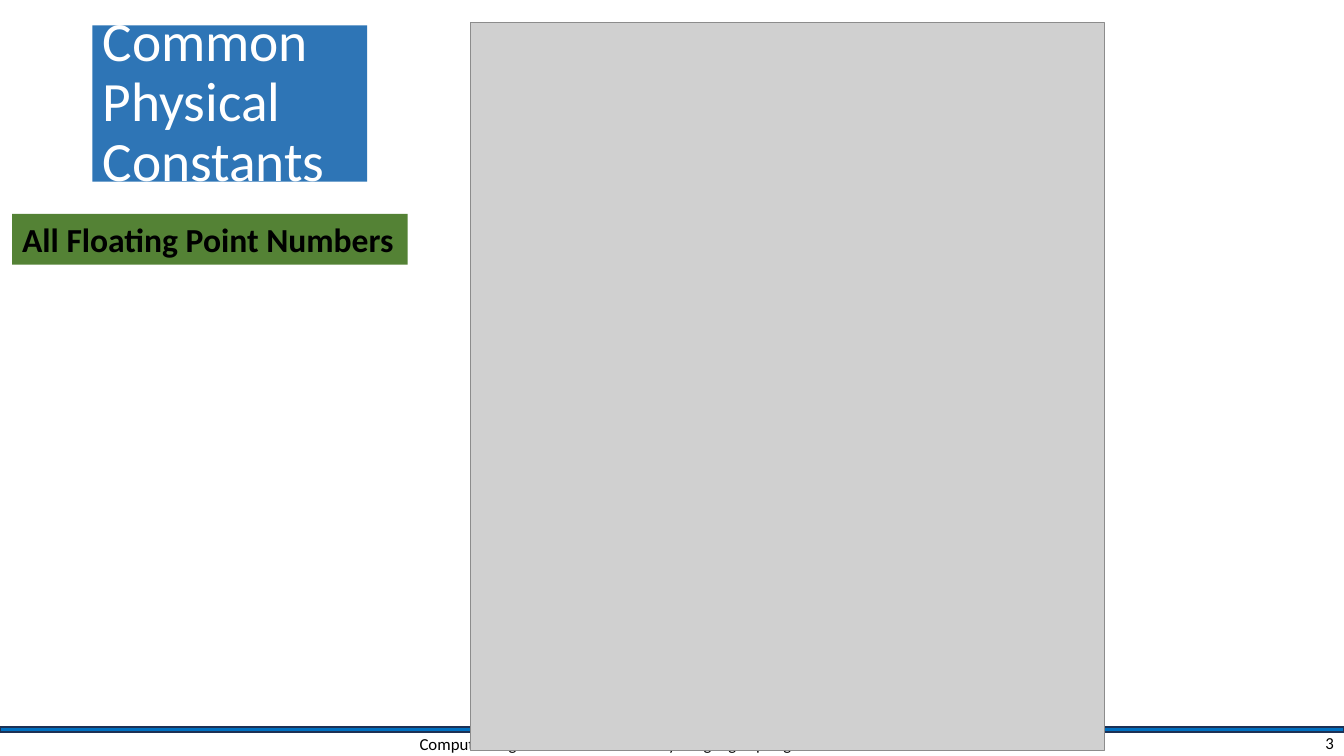
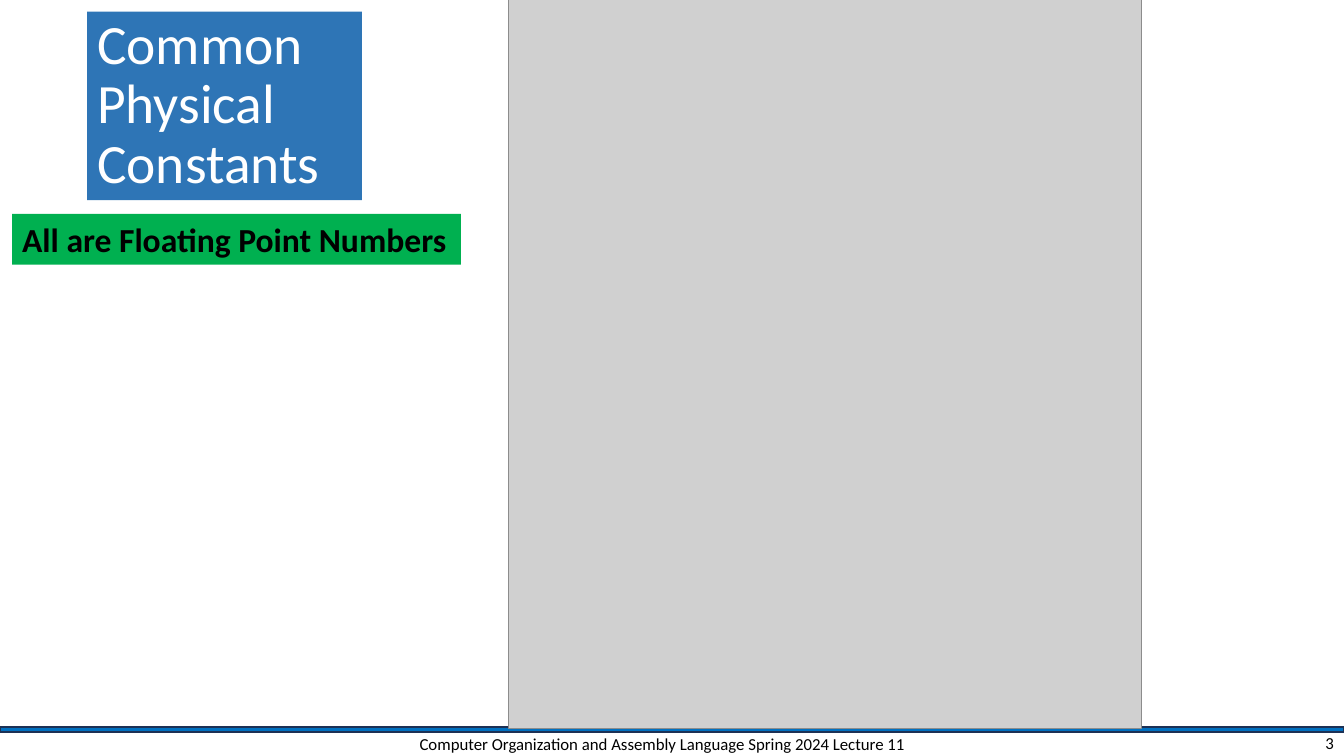
Before and after one commit to shahidmasud/shahidmasud.github.io, a slide deck: slide 3 of CompOrg_Lec11_Spr2024.ppsx. Drawn at 1344x756 pixels with LibreOffice and Linux fonts; fonts in the diff are those of the drawing; grey boxes stand for pictures; background and template pictures are left out. Boxes give left, top, right and bottom in pixels: in the first picture for what was removed or moved away, otherwise in the second. Text is boxed around its words. In the diff, an @@ line names an element or a change of style, - is before the commit and + after.

```diff
--- a/CompOrg_Lec11_Spr2024.ppsx
+++ b/CompOrg_Lec11_Spr2024.ppsx
@@ title "Common Physical Constants": place and size @@
-title "Common Physical Constants" at box(93, 25, 368, 181)
+title "Common Physical Constants" at box(87, 12, 362, 201)
@@ picture: place and size @@
-picture at box(471, 22, 1105, 750)
+picture at box(508, 0, 1142, 728)
@@ rectangle "All are Floating Point Numbers": place and size @@
-rectangle "All are Floating Point Numbers" at box(12, 214, 407, 264)
+rectangle "All are Floating Point Numbers" at box(12, 214, 461, 264)
@@ rectangle "All are Floating Point Numbers" at box(12, 214, 461, 264): fill #548235 to #00B050 @@
@@ text in rectangle at box(22, 228, 446, 258): text changed @@
-All Floating Point Numbers
+All are Floating Point Numbers
```
Also in this commit, not shown: 12 other slides changed, 4 other files.
